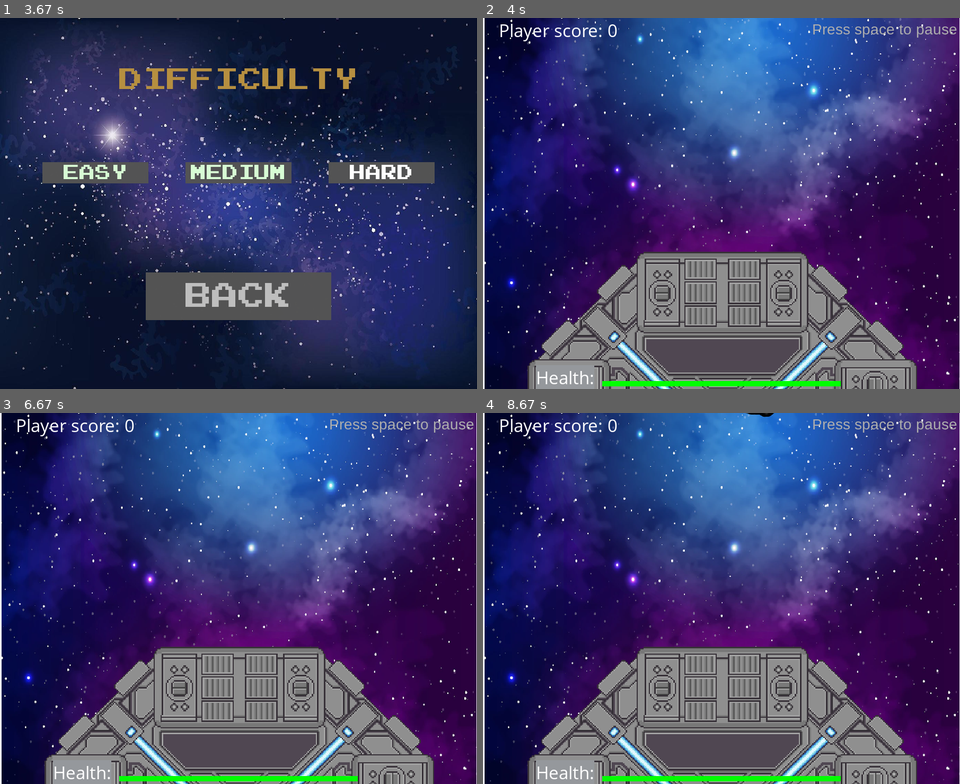
Above: before the commit, frames 1-4 (two rows, left to right).
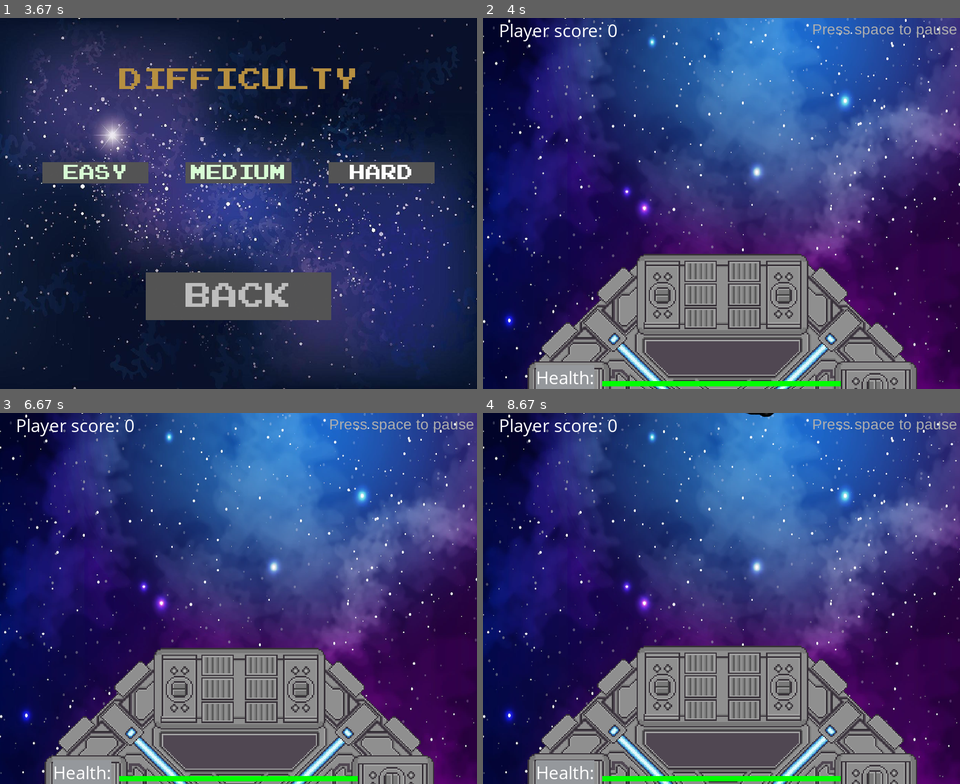
Above: after the commit, the same moments.

Repository: tylerdonison/CSE310-Seven-Up-Team-Project
Game: pygame game, started from main.py
The game is run twice, just before and just after one commit, with the same random seed, the same clock (stepped at 60 frames per second) and the same inputs.
Inputs (mouse positions are in pixels of both pictures, inside the frame that each line leads up to):
- Up to frame 1 (3.67 s): click (238, 203) at 0.38 s; click (286, 285) at 0.72 s; click (90, 147) at 1.05 s; click "PLAY" at 2.38 s; click "TYPING" at 2.72 s; click (333, 173) at 3.05 s; click (362, 170) at 3.38 s
- Up to frame 2 (4 s): click (893, 173) at 3.72 s
- Up to frame 3 (6.67 s): tap Space at 4, 4.67 s; click (257, 583) at 4.38 s; click (410, 683) at 5.05 s; click (190, 583) at 6.38 s
- Up to frame 4 (8.67 s): tap Space at 6.67 s; click (807, 720) at 7.05 s; click "CONTINUE" at 8.38 s

Frame 1 is identical in both runs. In frame 2, 29% of the frame differs, in the area x 0-100%, y 0-100%; in frame 3, 27%; in frame 4, 27%.

Commit message:
Added some more animation, decreased sound

Diff:
--- a/asteroid.py
+++ b/asteroid.py
@@ -3,7 +3,7 @@
 
 class Asteroid():
 
-    EXPLOTION = [pygame.image.load(f"Assets/Pictures/explosion/expl_01_000{n}.png") if 10 > n else \
+    EXPLOSION = [pygame.image.load(f"Assets/Pictures/explosion/expl_01_000{n}.png") if 10 > n else \
         pygame.image.load(f"Assets/Pictures/explosion/expl_01_00{n}.png") for n in range(24)]
 
     def __init__(self, enemy_word, x, y, num, answer):
@@ -55,9 +55,9 @@
             word_text = ROCK_FONT.render(self.enemy_word, 1, WHITE)
             WIN.blit(word_text, self.center)
         else:
-            get_img = Asteroid.EXPLOTION[self.destroyed_image]
+            get_img = Asteroid.EXPLOSION[self.destroyed_image]
             rock_img = pygame.transform.scale(get_img, self.size)
             WIN.blit(rock_img, (self.x, self.y))
             self.destroyed_image += 1
-            if self.destroyed_image >= len(Asteroid.EXPLOTION):
+            if self.destroyed_image >= len(Asteroid.EXPLOSION):
                 self.disappear = True
--- a/constants.py
+++ b/constants.py
@@ -6,6 +6,7 @@
 pygame.mixer.init()
 
 MUSIC = pygame.mixer.music
+MUSIC.set_volume(0.05)
 
 DEFAULT_PATH = os.path
 ASSET_PATH = os.path.join("Assets")
@@ -51,7 +52,7 @@
 SPACE = pygame.transform.scale(pygame.image.load(
     os.path.join(#"CSE310-Seven-Up-Team-Project-main",
     ASSET_PATH, "Pictures", "Backgrounds", "Background.PNG")),
-    (WIDTH, HEIGHT))
+    (WIDTH+100, HEIGHT+100))
 
 SPACESTATION_SIZE = (WIDTH- (WIDTH/10), WIDTH- (WIDTH/10))
 
--- a/director.py
+++ b/director.py
@@ -69,10 +69,11 @@
             # Check for asteroid colliding with station
             for asteroid in self.asteroid_list[:]:
                 if station.space_station_collide(asteroid):
-                    MUSIC.load("Assets/Sounds/Explosion_03.wav")
-                    MUSIC.play()
-                    self.asteroid_list.remove(asteroid)
-                    self.health.decrement_health()
+                    if not asteroid.destroyed:
+                        MUSIC.load("Assets/Sounds/Explosion_03.wav")
+                        MUSIC.play()
+                        self.health.decrement_health()
+                    asteroid.destroyed = True
 
             # Checking if guess is right
             for asteroid in self.asteroid_list:
@@ -103,12 +104,12 @@
 
             display.draw_window()
             display.draw_pause_option()
+            station.animation(self.timer)
             self.health.draw_health()
             self.score.draw_score()
 
-
             # Display typed text
-            user_input.display_typed_text()
+            user_input.display_typed_text(self.timer)
 
 
             for asteroid in self.asteroid_list:
@@ -117,6 +118,7 @@
                 else:
                     asteroid.draw_asteroid()
                     asteroid.handle_movement()
+
 
             # Draw and move bullets
             station.draw_bullet()
--- a/display.py
+++ b/display.py
@@ -17,10 +17,10 @@
     """Draws the background and space sation on game window"""
 
     #draw background
-    WIN.blit(SPACE, (0,0))
+    WIN.blit(SPACE, (-10,0))
 
     # draw space station
-    WIN.blit(SPACESTATION, (WIDTH/2-(SPACESTATION_SIZE[0]/2), HEIGHT-(SPACESTATION_SIZE[0]/2)+100))
+   # WIN.blit(SPACESTATION, (WIDTH/2-(SPACESTATION_SIZE[0]/2), HEIGHT-(SPACESTATION_SIZE[0]/2)+100))
 
   def game_over(self, player_score):
     """Handles the screen when the game ends.
--- a/space_station.py
+++ b/space_station.py
@@ -2,6 +2,7 @@
 import os
 import pygame
 from bullet import Bullet
+from math import sin
 
 class Space_Station():
   """Class to handle the space station object. The cannon will react to the userclass's controls.
@@ -14,7 +15,7 @@
     self.target = {}
     self.mask = self.mask = pygame.mask.from_surface(SPACESTATION)
     self.x = WIDTH/2-(SPACESTATION_SIZE[0]/2)
-    self.y = HEIGHT-(SPACESTATION_SIZE[0]/2)+100
+    self.y = self._centerY = HEIGHT-(SPACESTATION_SIZE[0]/2)+100
 
 
   def create_bullet(self, obj):
@@ -69,3 +70,7 @@
     """Handles the bullet movement and velocity"""
     for bullet in self.bullets:
       bullet.y -= bullet.vel
+
+  def animation(self, timer):
+    self.y = (10 * sin(timer * 0.05)) // 2 + self._centerY
+    WIN.blit(SPACESTATION, (self.x, self.y))
--- a/user.py
+++ b/user.py
@@ -6,6 +6,7 @@
 import os
 from constants import *
 from menu import Menu
+from math import sin
 
 
 class User():
@@ -35,12 +36,12 @@
     else:
       self.input += event.unicode
 
-  def display_typed_text(self):
+  def display_typed_text(self, timer):
     """Get the text typed by player and display it on screen"""
     font = pygame.font.SysFont('comicsans', 50)
     text = font.render(self.input, True, WHITE)
     text_rect = text.get_rect()
-    text_rect.center = (WIDTH/2, HEIGHT-66)
+    text_rect.center = (WIDTH/2, HEIGHT-66 + (10 * sin(timer * 0.05)) // 2)
     WIN.blit(text, text_rect)
 
   def check_pause(self, event):
